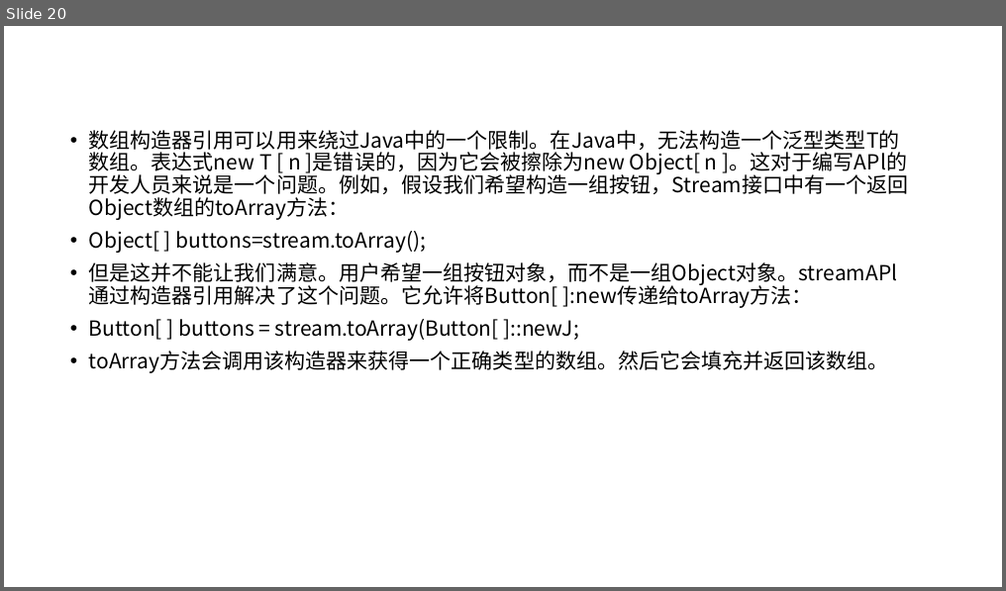
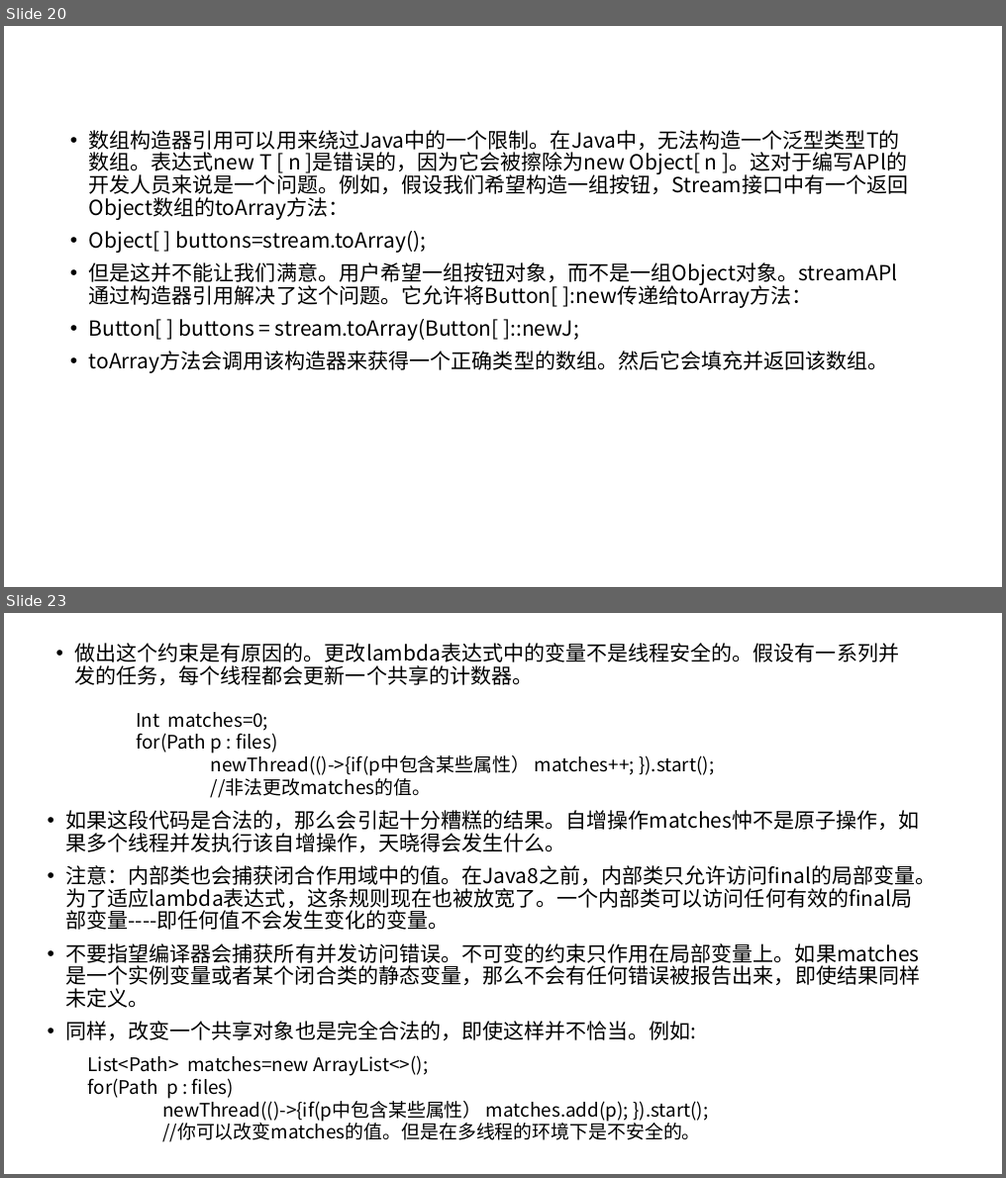
Before and after one commit to ProSayJ/springbootstudy, a slide deck: doc/ppt/读书笔记/写给大忙人看的Java SE 8.pptx. Shown one above the other, each under a label of ours: slide 20 before the commit, slides 20 and 23 after it; the slides between them are not shown. The pictures are 1006x591 and 1006x1178 pixels, drawn with LibreOffice and Linux fonts; fonts in the diff are those of the drawing. Boxes give left, top, right and bottom in pixels: in the first picture for what was removed or moved away, otherwise in the second. Text is boxed around its words. In the diff, an @@ line names an element or a change of style, - is before the commit and + after.

```diff
--- a/doc/ppt/读书笔记/写给大忙人看的Java SE 8.pptx
+++ b/doc/ppt/读书笔记/写给大忙人看的Java SE 8.pptx
@@ slide 23 added at [4, 613, 1002, 1174], background #FFFFFF @@
@@ text added at [74, 643, 899, 685], 20 pt, text #000000 @@
+• 做出这个约束是有原因的。更改lambda表达式中的变量不是线程安全的。假设有一系列并发的任务，每个线程都会更新一个共享的计数器。
@@ text added at [136, 712, 714, 798], 18 pt, text #000000 @@
+Int matches=0;
+for(Path p : files)
+newThread(()->{if(p中包含某些属性） matches++; }).start();
+//非法更改matches的值。
@@ text added at [66, 810, 937, 1041], 20 pt, text #000000 @@
+• 如果这段代码是合法的，那么会引起十分糟糕的结果。自增操作matches忡不是原子操作，如果多个线程并发执行该自增操作，天晓得会发生什么。
+• 注意：内部类也会捕获闭合作用域中的值。在Java8之前，内部类只允许访问final的局部变量。为了适应lambda表达式，这条规则现在也被放宽了。一个内部类可以访问任何有效的final局部变量----即任何值不会发生变化的变量。
+• 不要指望编译器会捕获所有并发访问错误。不可变的约束只作用在局部变量上。如果matches是一个实例变量或者某个闭合类的静态变量，那么不会有任何错误被报告出来，即使结果同样未定义。
+• 同样，改变一个共享对象也是完全合法的，即使这样并不恰当。例如:
@@ text added at [88, 1056, 708, 1143], 18 pt, text #000000 @@
+List<Path> matches=new ArrayList<>();
+for(Path p : files)
+newThread(()->{if(p中包含某些属性） matches.add(p); }).start();
+//你可以改变matches的值。但是在多线程的环境下是不安全的。
```
Also in this commit, not shown: 1 slide changed, 5 other slides added, 6 slides removed, 2 other files.
